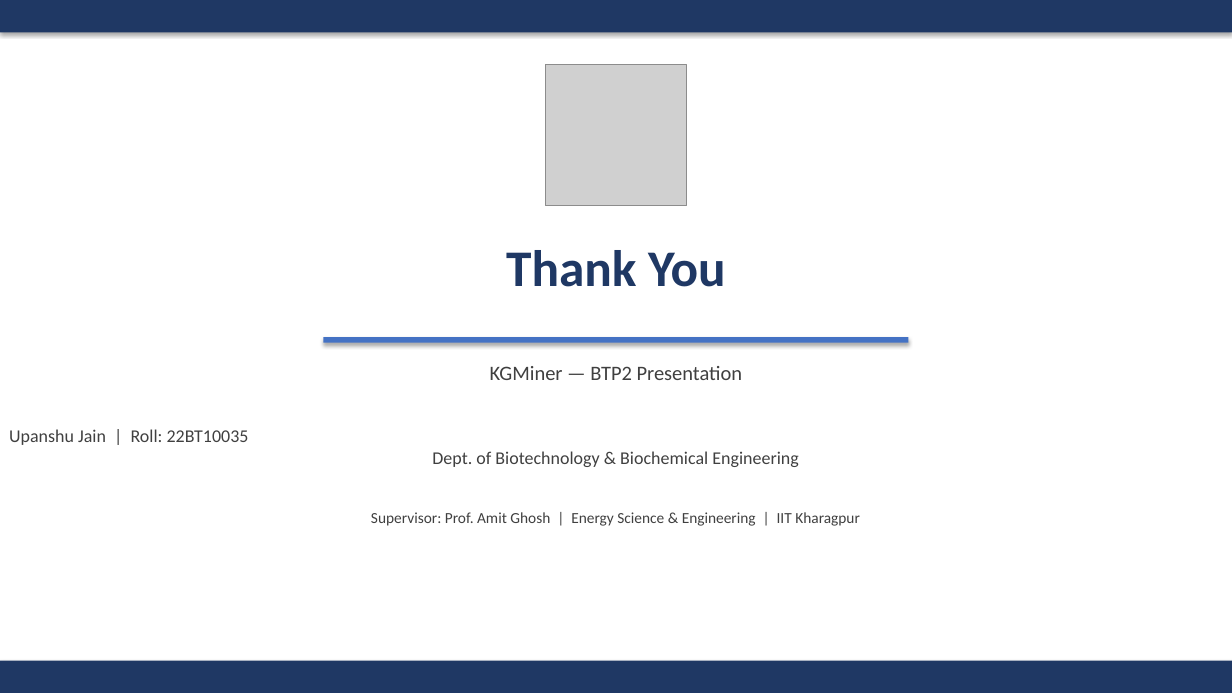
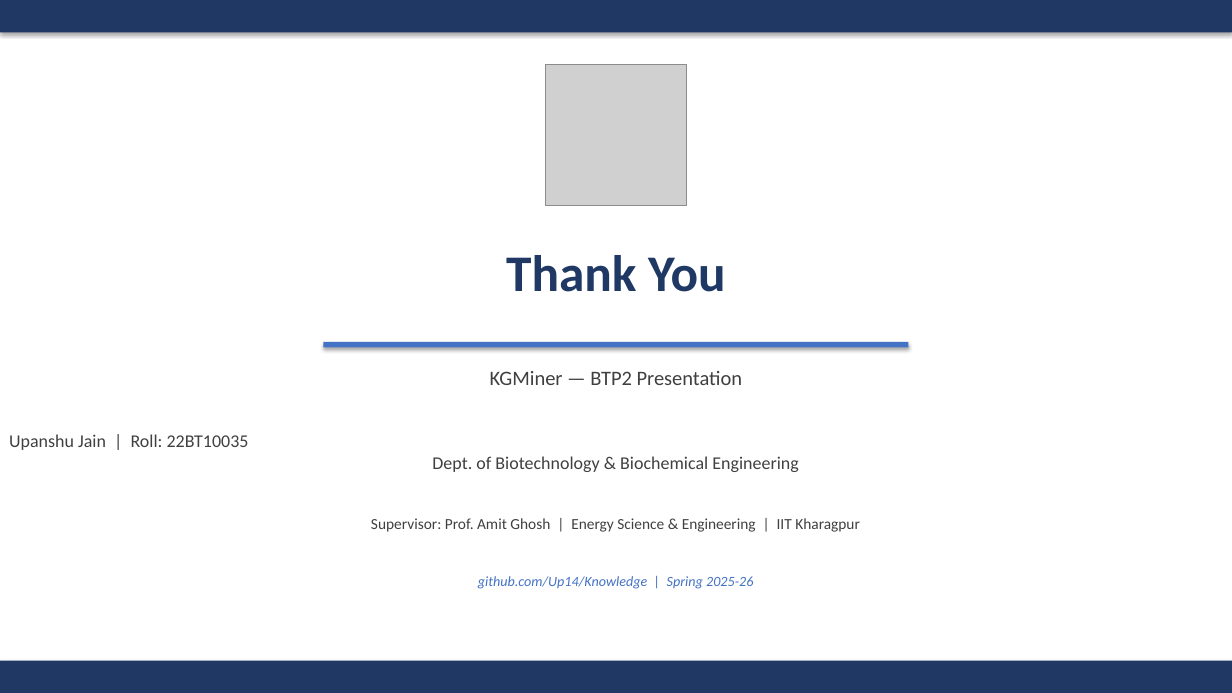
Before and after one commit to Up14/NEKO_PAPER, a slide deck: slide 23 of BTP2_KGMiner.pptx (slide 17 before the commit). Drawn at 1232x693 pixels with LibreOffice and Linux fonts; fonts in the diff are those of the drawing; grey boxes stand for pictures. Boxes give left, top, right and bottom in pixels: in the first picture for what was removed or moved away, otherwise in the second. Text is boxed around its words. In the diff, an @@ line names an element or a change of style, - is before the commit and + after.

```diff
--- a/BTP2_KGMiner.pptx
+++ b/BTP2_KGMiner.pptx
@@ 4 texts, 1 rectangle moved together from (x1=9, y1=250, x2=909, y2=526) to (x1=9, y1=255, x2=909, y2=532) @@
@@ text added at (x1=478, y1=576, x2=753, y2=589), 11 pt, text #4472C4, italic @@
+github.com/Up14/Knowledge | Spring 2025-26
```
Also in this commit, not shown: 6 other slides changed, 16 slides added, 10 slides removed, 1 other file.
